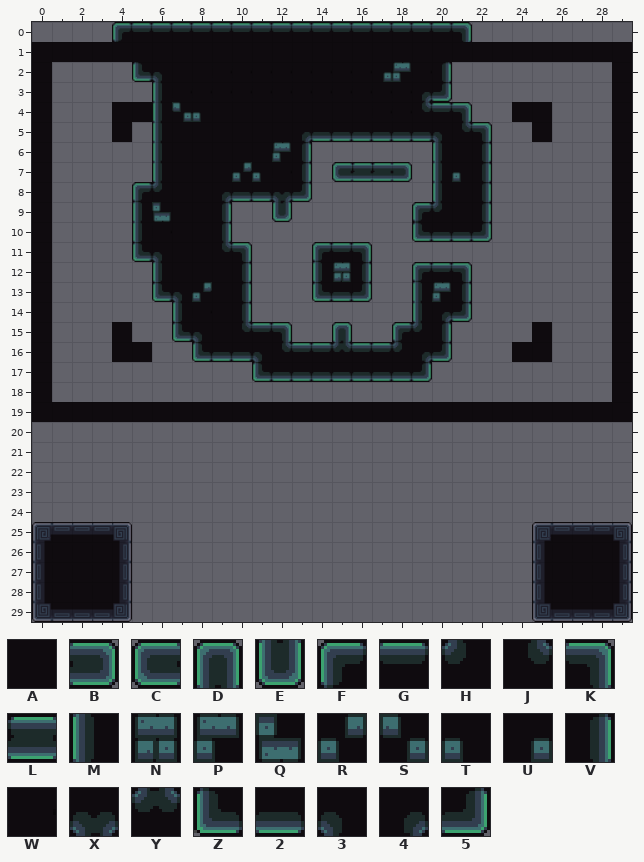
A Tiled map gets an edit: data/maps/level_28.tmx. Above is the file before it was changed.
Cells are 64x64 px. Shown: x 0..29, y 0..29.
Key: from "tileset_d": A 25, B 109, C 109 turned 180, D 109 turned 270, E 109 turned 90, F 111, G 112, H 114, J 115, K 116, L 126 turned 270, M 129, N 130, P 131, Q 131 flipped up-down, R 132, S 132 flipped left-right, T 133, U 133 flipped left-right, V 134, W 139, X 144, Y 144 turned 180, Z 147, 2 148, 3 150, 4 151, 5 152.
_ is an empty cell, # one hidden under a higher layer.
Layers that did not change in this view are not listed.
Layer "Main" before, first column x 0:
 0 ____FGGGGGGGGGGGGGGGGK________
 1 ____##################________
 2 _____Z3AAWWWWWWWWUPWV_________
 3 ______MWWWWWWWWWWWW45_________
 4 ______MSTAAAAAAAAWWJGK________
 5 ______MAAAAAA42222223JK_______
 6 ______MAAAAAPV______MAV_______
 7 ______MAAARTWV_CLLB_MTV_______
 8 _____FHAA422X5______MAV_______
 9 _____MQAAV__E______FHAV_______
10 _____MWAAV_________Z225_______
11 _____Z3AAJK___FGK_____________
12 ______MAAAV___MNV__FGK________
13 ______Z3RAV___Z25__MPV________
14 _______MWAV________M45________
15 _______Z3AJGK__D__FHV_________
16 ________Z223JGGYGGH45_________
17 ___________Z22222225__________
18 ______________________________
19 ______________________________
20 ______________________________
21 ______________________________
Layer "Border" before, first column x 0:
 0 ______________________________
 1 AAAAAAAAAAAAAAAAAAAAAAAAAAAAAA
 2 A____________________________A
 3 A____________________________A
 4 A___AA__________________AA___A
 5 A___A____________________A___A
 6 A____________________________A
 7 A____________________________A
 8 A____________________________A
 9 A____________________________A
10 A____________________________A
11 A____________________________A
12 A____________________________A
13 A____________________________A
14 A____________________________A
15 A___A____________________A___A
16 A___AA__________________AA___A
17 A____________________________A
18 A____________________________A
19 AAAAAAAAAAAAAAAAAAAAAAAAAAAAAA
20 ______________________________
21 ______________________________
22 ______________________________
23 ______________________________
The same view after the edit:
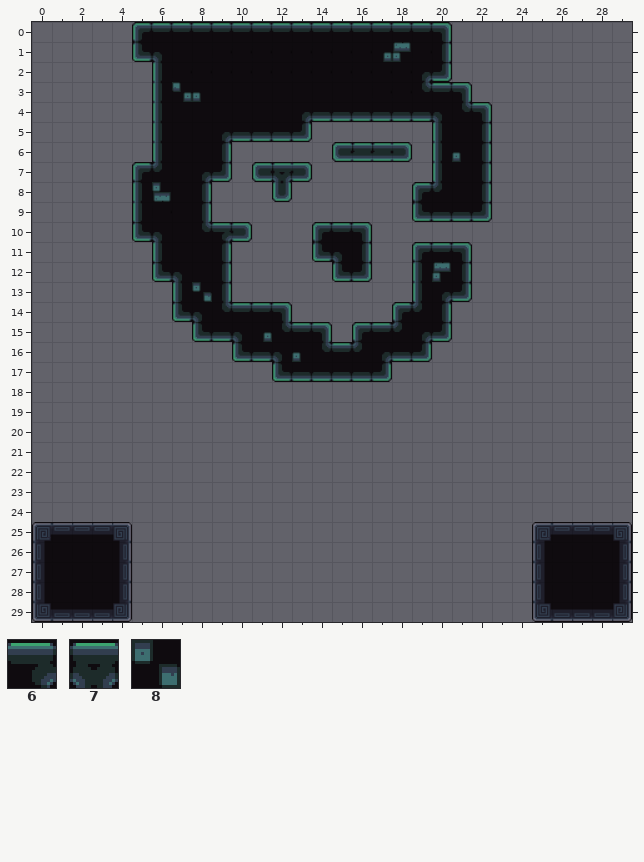
Further tiles: from "tileset_d": 6 127 flipped on the other diagonal, 7 128 turned 180, 8 132 flipped up-down.
Diff:
Changed rows in their new state; . is an unchanged cell.
Layer "Main":
first column x 4:
 0 _F..............K_.
 1 _Z3..........UP.V_.
 2 ._M..........WW45..
 3 ...ST..........JGK.
 4 ...AA....42222223JK
 5 .....42225______MAV
 6 .....V____.CLLB..T.
 7 .FH.45_C7B.____..A.
 8 .MQ.V___E_.....FH..
 9 ..W.V_.._......Z225
10 .Z3.J6B...FGK..____
11 ._M..V_...Z3V..FGK.
12 ..Z3.V_..._Z5..MPV.
13 .._M8V_...___...45.
14 ...Z3JGGK.....FHV_.
15 ..._Z23UJGK_FGH45..
16 ....__Z23TJGH425_..
17 ......._Z....5__...
Layer "Border" (now hidden):
first column x 0:
 1 _______..........__.__________
 2 _............................_
 3 _............................_
 4 _...__..................__..._
 5 _..._...................._..._
 6 _............................_
 7 _............................_
 8 _............................_
 9 _............................_
10 _............................_
11 _............................_
12 _............................_
13 _............................_
14 _............................_
15 _..._...................._..._
16 _...__..................__..._
17 _............................_
18 _............................_
19 ______________________________
Where, in picture pixels (left, top, right, bottom), the same in both pictures:
changed: (32, 22, 632, 422)
